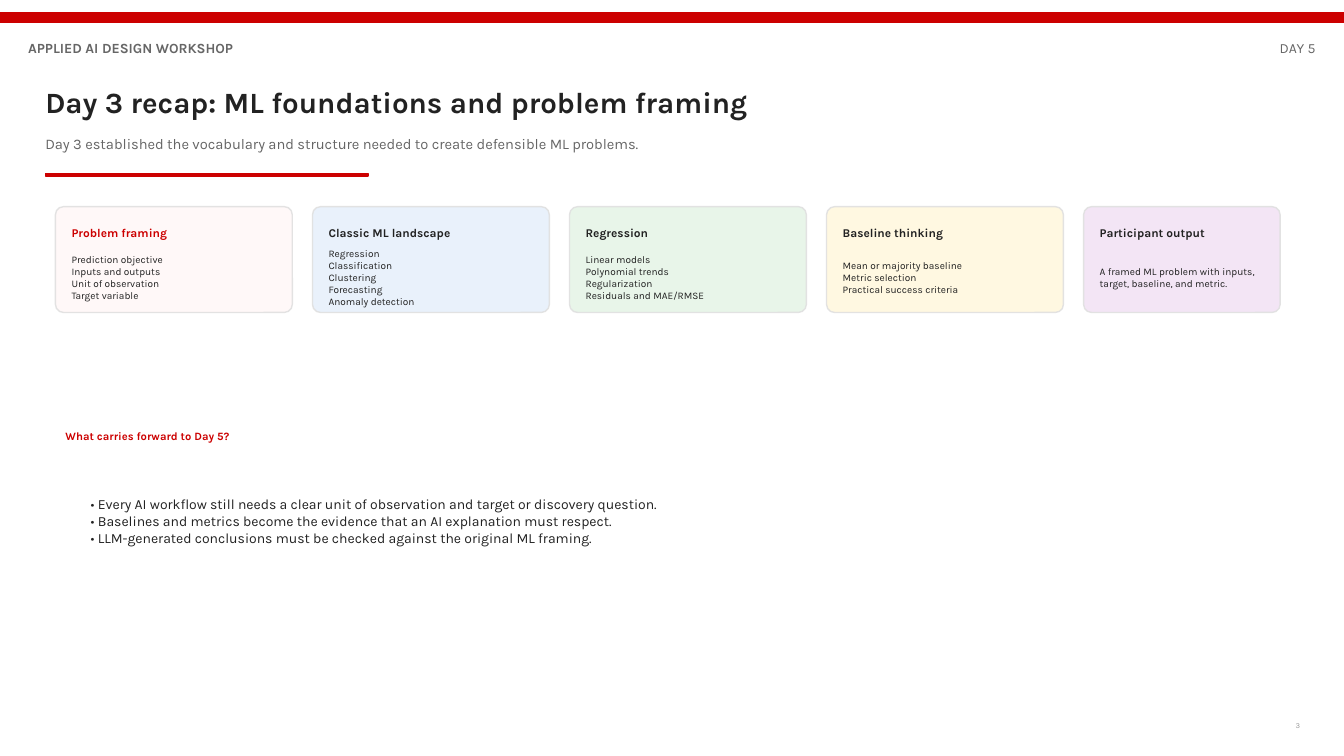
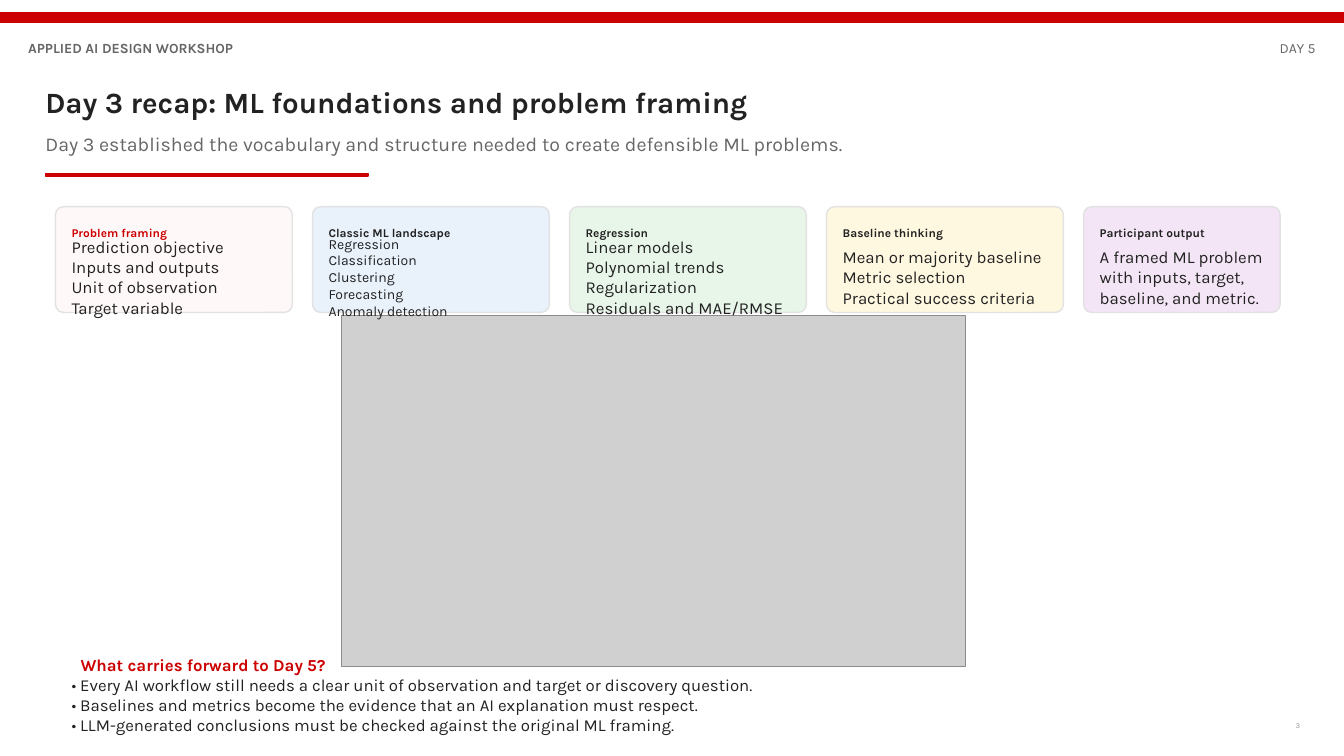
Before and after one commit to farisahmedbhatti123/internal-ml-foundations, a slide deck: slide 3 of presentations/Day 5 - From ML to AI-Enabled Workflows/00_introduction_from_ml_to_ai_workflows.pptx. Drawn at 1344x756 pixels with LibreOffice and Linux fonts; fonts in the diff are those of the drawing; grey boxes stand for pictures; background and template pictures are left out. Boxes give left, top, right and bottom in pixels: in the first picture for what was removed or moved away, otherwise in the second. Text is boxed around its words. In the diff, an @@ line names an element or a change of style, - is before the commit and + after.

Commit message:
final Day 5 presentation

```diff
--- a/presentations/Day 5 - From ML to AI-Enabled Workflows/00_introduction_from_ml_to_ai_workflows.pptx
+++ b/presentations/Day 5 - From ML to AI-Enabled Workflows/00_introduction_from_ml_to_ai_workflows.pptx
@@ text "Day 3 established the vocabulary ..." at (x1=45, y1=137, x2=843, y2=156): size 10.5 to 14 pt @@
@@ text "Regression" at (x1=329, y1=236, x2=447, y2=320): size 7.2 to 10 pt @@
@@ size 7.2 to 12 pt in 4 elements at (x1=72, y1=238, x2=224, y2=314), (x1=586, y1=238, x2=783, y2=316), (x1=843, y1=251, x2=1042, y2=304), (x1=1100, y1=251, x2=1263, y2=306) @@
@@ picture added at (x1=342, y1=316, x2=965, y2=666) @@
@@ text "• Every AI workflow still ..." moved from (x1=98, y1=499, x2=657, y2=547) to (x1=80, y1=679, x2=752, y2=735) @@
@@ text "• Every AI workflow still ..." at (x1=80, y1=679, x2=752, y2=735): size 10 to 12 pt @@
@@ text "What carries forward to Day ..." moved from (x1=65, y1=432, x2=229, y2=443) to (x1=81, y1=659, x2=325, y2=676) @@
@@ text "What carries forward to Day ..." at (x1=81, y1=659, x2=325, y2=676): size 8 to 12 pt @@
```
Also in this commit, not shown: 3 other slides changed, 1 slide removed, 11 other files.
